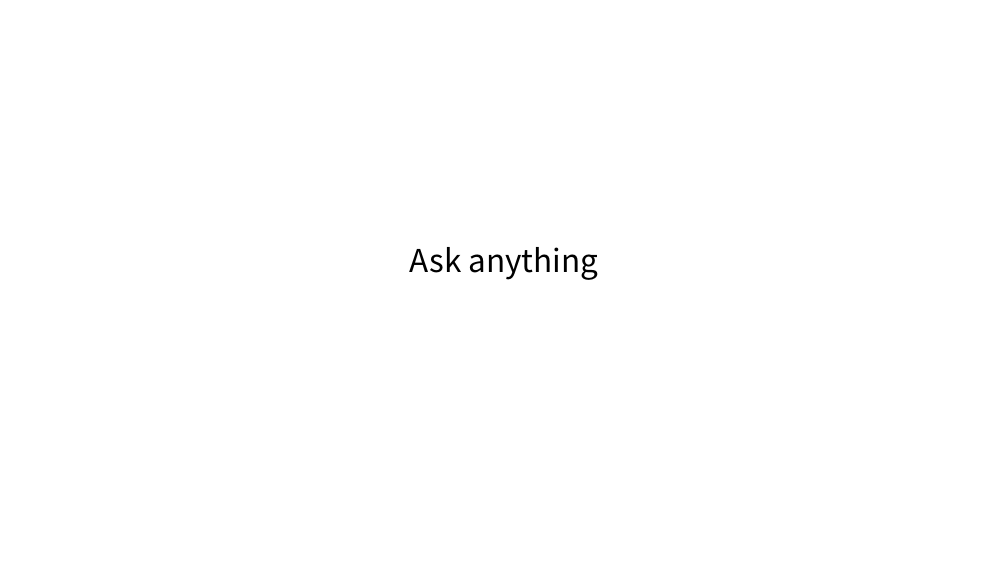
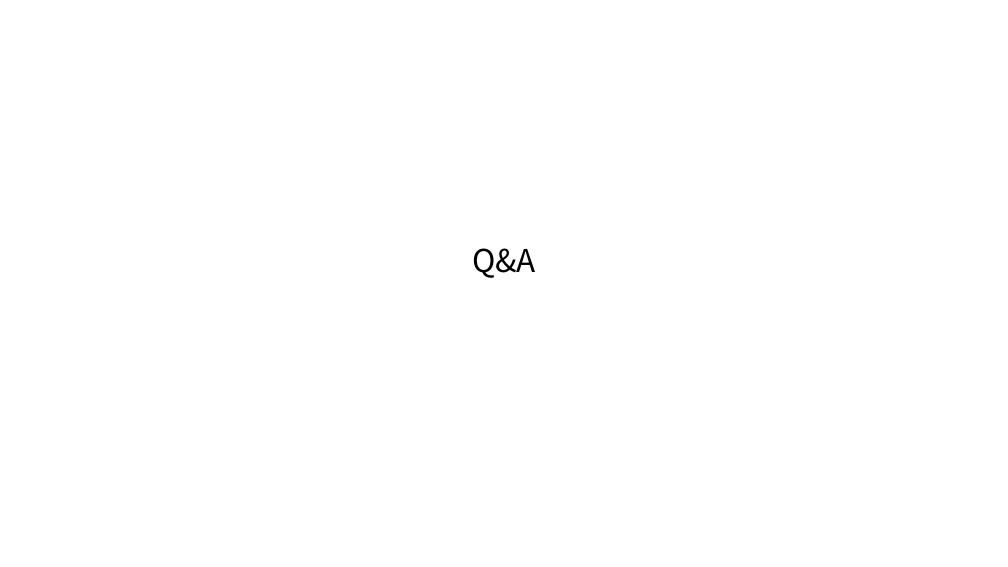
Before and after one commit to hm-ysjiang/NCTU-DB-proj, a slide deck: slide 16 of proposal/Proj_Report.pptx. Drawn at 1008x567 pixels with LibreOffice and Linux fonts; fonts in the diff are those of the drawing. Boxes give left, top, right and bottom in pixels: in the first picture for what was removed or moved away, otherwise in the second. Text is boxed around its words. In the diff, an @@ line names an element or a change of style, - is before the commit and + after.

Commit message:
Words

```diff
--- a/proposal/Proj_Report.pptx
+++ b/proposal/Proj_Report.pptx
@@ text at <box>472,248,536,278</box>: text changed @@
-Ask anything
+Q&A
```
